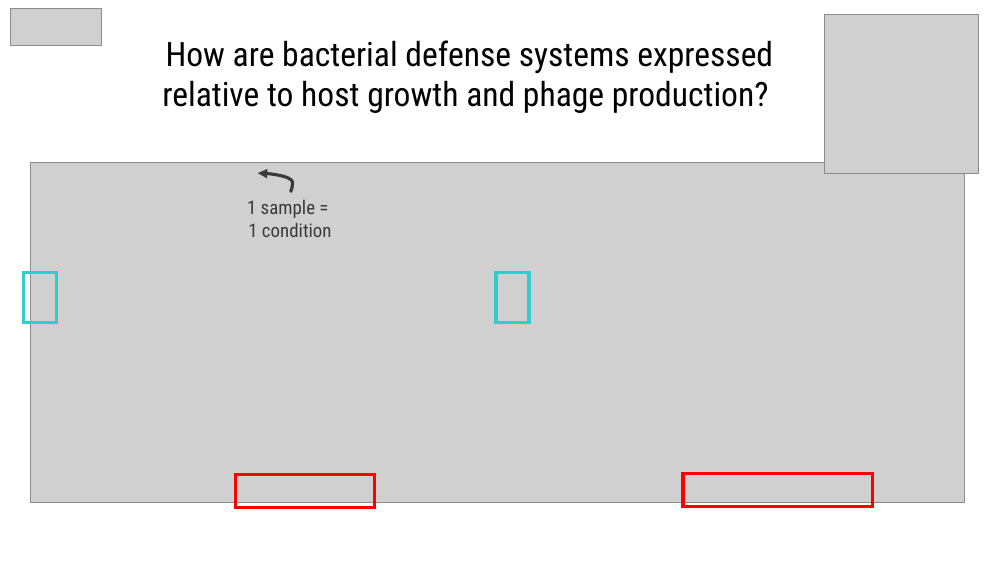
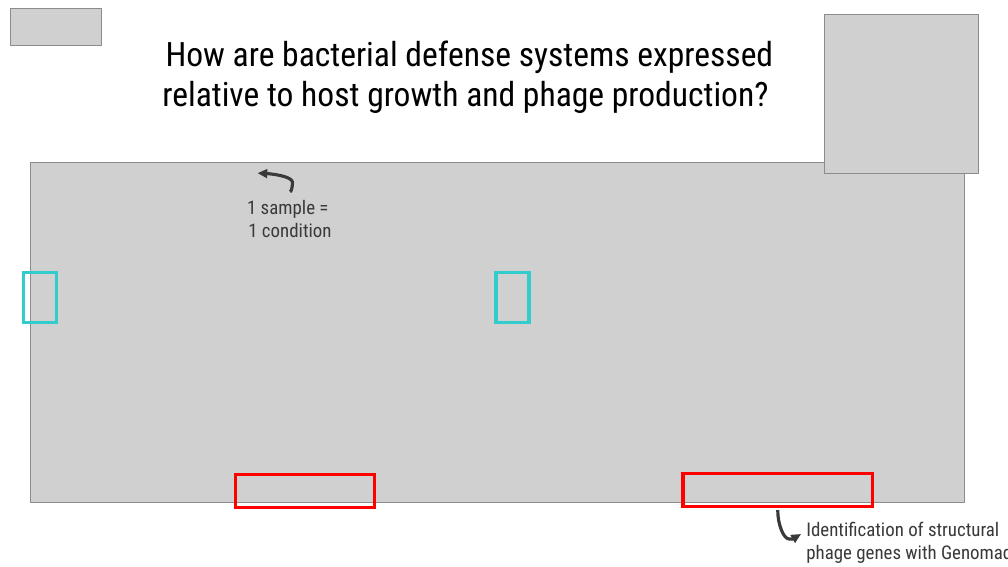
Before and after one commit to Mathilde-Roulleau/project-defense-regulation, a slide deck: slide 15 of final_presentation.pptx (slide 16 before the commit). Drawn at 1008x567 pixels with LibreOffice and Linux fonts; fonts in the diff are those of the drawing; grey boxes stand for pictures. Boxes give left, top, right and bottom in pixels: in the first picture for what was removed or moved away, otherwise in the second. Text is boxed around its words. In the diff, an @@ line names an element or a change of style, - is before the commit and + after.

```diff
--- a/final_presentation.pptx
+++ b/final_presentation.pptx
@@ curved arrow added from (778, 510) to (801, 535), #3A3A3A 3 pt @@
@@ text added at bbox=[806, 521, 1008, 563], 18 pt, text #3A3A3A @@
+Identification of structural phage genes with Genomad
```
Also in this commit, not shown: 15 other slides changed, 2 slides added, 1 slide removed, 35 other files.
